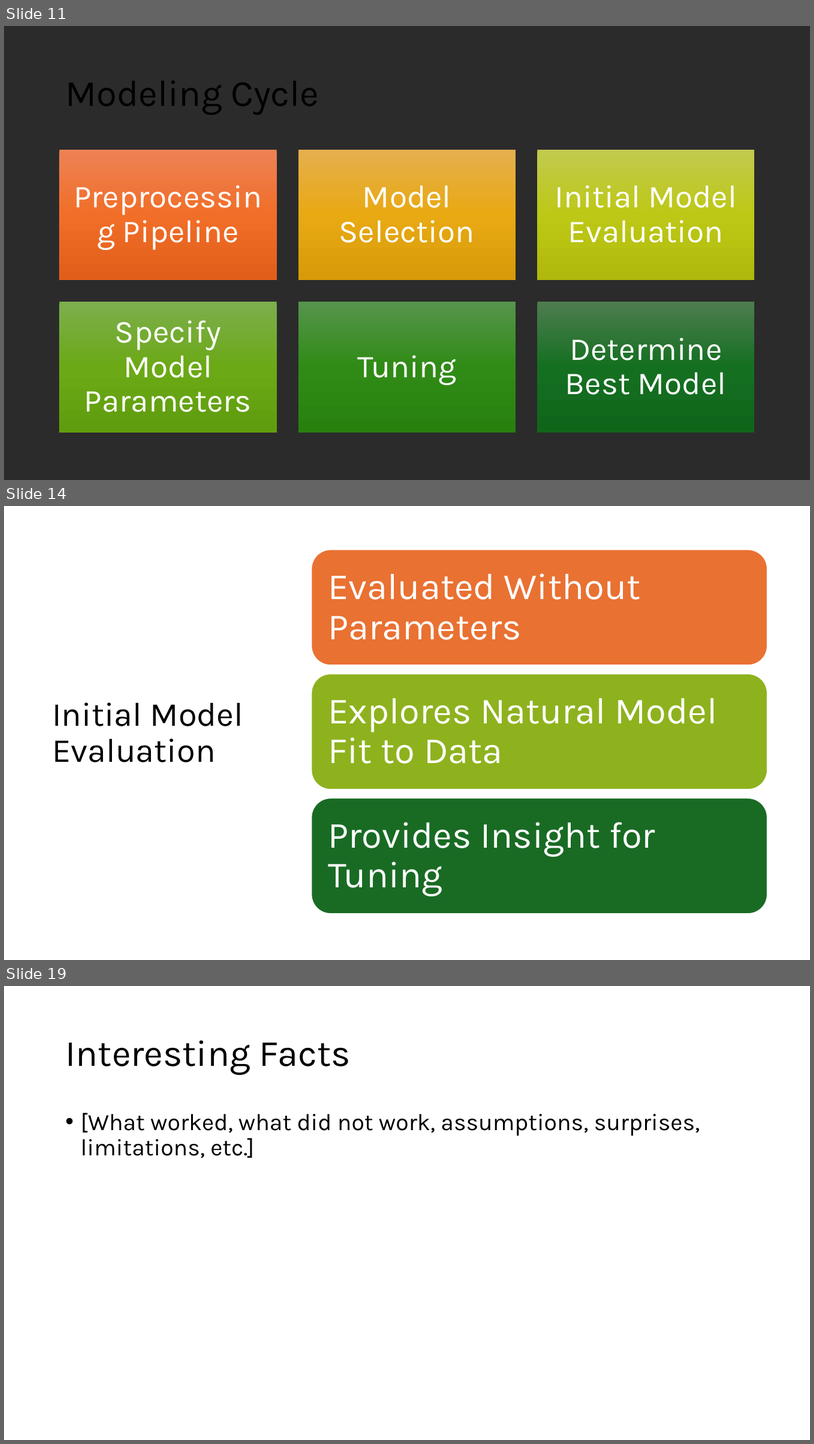
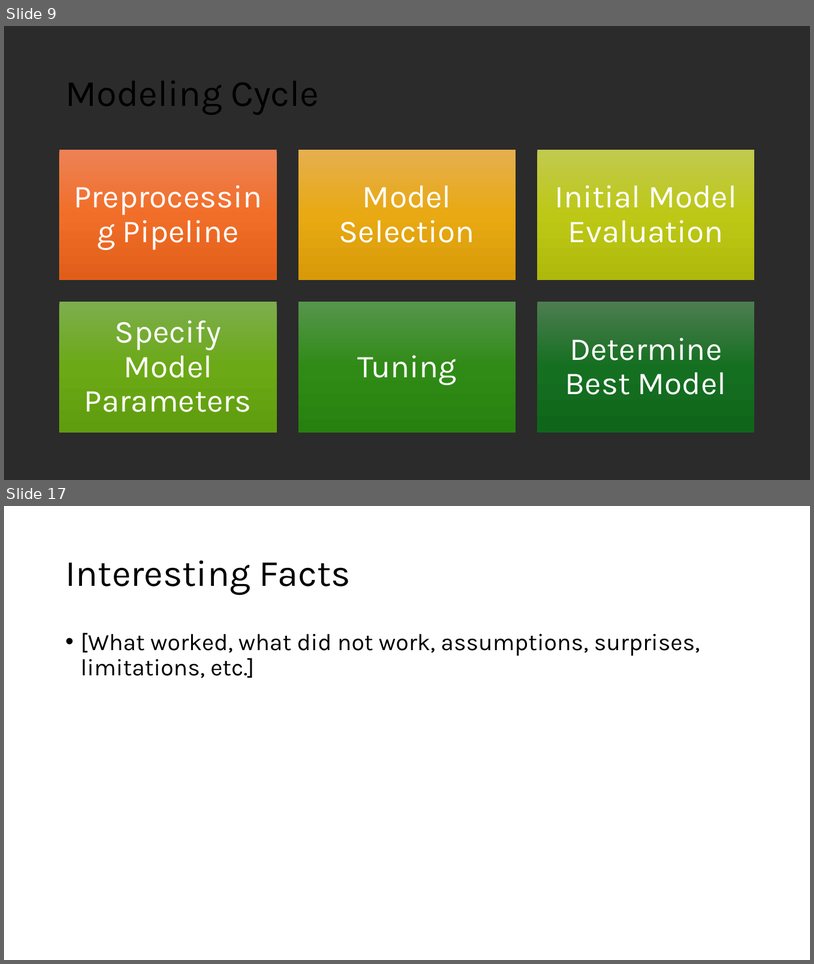
Before and after one commit to tkoche3/ISDS7075, a slide deck: ISDS 7075 Final Presentation.pptx. Shown one above the other, each under a label of ours: slides 11, 14 and 19 before the commit, slides 9 and 17 after it; the slides between them are not shown. The pictures are 814x1444 and 814x964 pixels, drawn with LibreOffice and Linux fonts; fonts in the diff are those of the drawing; background and template pictures are left out; a plain dark background stands for a picture behind light text. Boxes give left, top, right and bottom in pixels: in the first picture for what was removed or moved away, otherwise in the second. Text is boxed around its words. In the diff, an @@ line names an element or a change of style, - is before the commit and + after.

```diff
--- a/ISDS 7075 Final Presentation.pptx
+++ b/ISDS 7075 Final Presentation.pptx
@@ slide 14 removed at bbox=[4, 506, 810, 960], background #FFFFFF @@
@@ title removed at bbox=[52, 702, 243, 762] @@
-Initial Model Evaluation
@@ group removed at bbox=[311, 550, 768, 913]: 3 rounded rectangles, 3 texts @@
-Evaluated Without Parameters
-Explores Natural Model Fit to Data
-Provides Insight for Tuning
@@ what was slide 11 is now slide 9 @@
@@ what was slide 19 is now slide 17 @@
```
Also in this commit, not shown: 12 slides changed, 2 slides added, 3 other slides removed.
